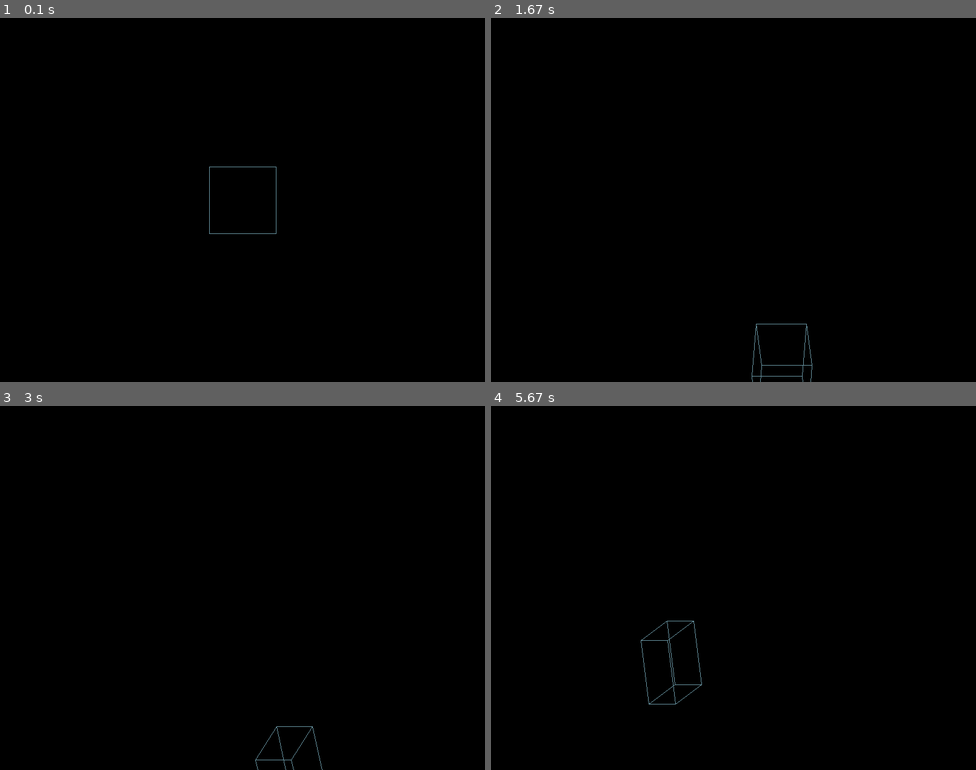
Above: before the commit, frames 1-4 (two rows, left to right).
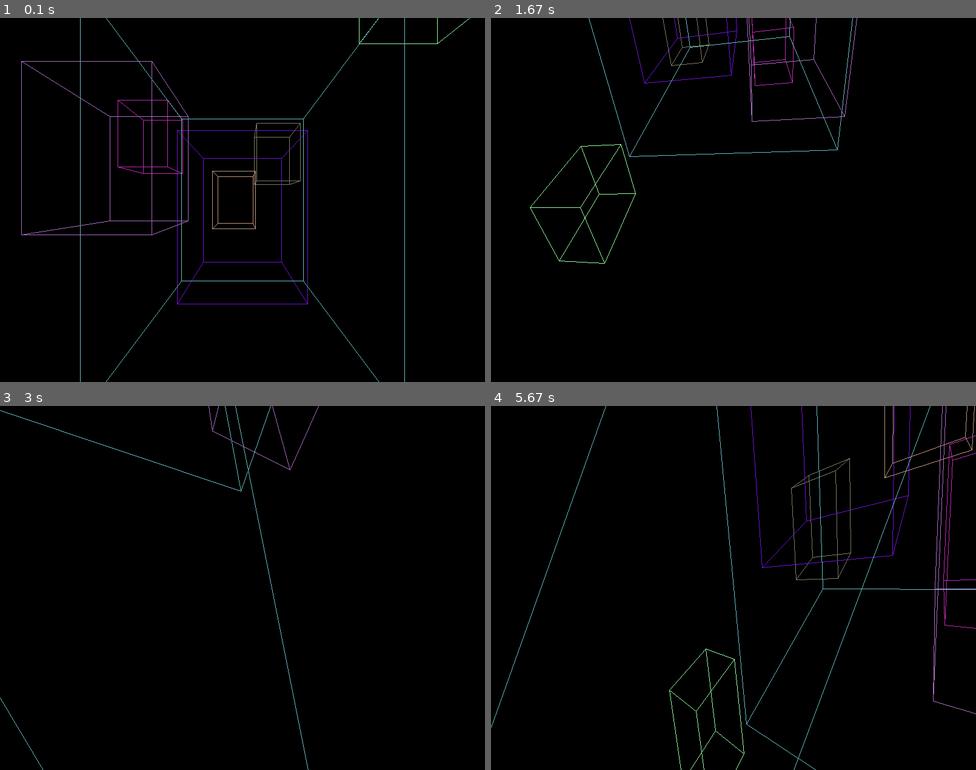
Above: after the commit, the same moments.

Repository: lyze/pygame-3d-wireframes
Game: pygame game, started from main.py
Same seed, same stepped clock (60 frames per second), same inputs: the game is played once before the commit and once after it. The source is Python 2; it was converted automatically to run under Python 3.
Inputs (mouse positions are in pixels of both pictures, inside the frame that each line leads up to):
- Up to frame 1 (0.1 s): no input
- Up to frame 2 (1.67 s): hold D 0.33-0.8 s; move the mouse to (714, 214) at 0.37 s; hold W 0.83-1.13 s; move the mouse to (888, 189) at 0.87 s; hold D 1.17-1.63 s; move the mouse to (617, 203) at 1.2 s
- Up to frame 3 (3 s): hold A 1.67-2.2 s; move the mouse to (92, 533) at 1.7 s; hold S 2.23-2.53 s; move the mouse to (315, 460) at 2.27 s; hold A 2.57-2.97 s; move the mouse to (300, 620) at 2.6 s
- Up to frame 4 (5.67 s): hold W 3-3.37 s; move the mouse to (743, 464) at 3.03 s; hold D 3.4-4.03 s; move the mouse to (558, 577) at 3.43 s; hold S 4.07-4.43 s; move the mouse to (738, 624) at 4.1 s; hold A 4.47-4.93 s; move the mouse to (718, 526) at 4.5 s; hold D 4.97-5.43 s; move the mouse to (859, 646) at 5 s; hold W from 5.47 s (still down); move the mouse to (655, 467) at 5.5 s

The runs differ from the first frame. In frame 1, 2.0% of the frame differs, in the area x 4-97%, y 0-100%; in frame 2, 1.1%; in frame 3, 0.5%; in frame 4, 1.9%.

Commit message:
Implement perspective projection

Diff:
--- a/main.py
+++ b/main.py
@@ -9,6 +9,7 @@
 
 from game import Game
 from three_d.cameras.orthographic import OrthographicViewport
+from three_d.cameras.perspective import PerspectiveViewport
 from shapes import Cube
 from shape_reader import ShapeReader
 
@@ -38,8 +39,8 @@
                       Cube(np.array([120, -30, 200]), side=100,
                            color=get_random_color())]
 
-default_playground = [Cube(np.array([0, 0, 200]), side=55,
-                           color=get_random_color())]
+# default_playground = [Cube(np.array([0, 0, 200]), side=55,
+#                            color=get_random_color())]
 
 
 def main():
@@ -74,7 +75,7 @@
     pygame.display.set_mode((800, 600))
 
     main_surface = pygame.display.get_surface()
-    gameview = OrthographicViewport(main_surface)
+    gameview = PerspectiveViewport(main_surface)
 
     game = Game(gameview, objects=playground)
 
--- a/three_d/cameras/perspective.py
+++ b/three_d/cameras/perspective.py
@@ -31,25 +31,47 @@
     """
     def __init__(self, surface, vertical_fov_deg=70, vertical_fov_rad=None,
                  **kwargs):
-        super(PerspectiveViewport, self).__init__(surface, **kwargs)
         if vertical_fov_rad is not None:
             self._vertical_fov_rad = vertical_fov_rad
         else:
             assert vertical_fov_deg is not None
-            self.vertical_fov_rad = deg_to_rad(vertical_fov_deg)
+            self._vertical_fov_rad = deg_to_rad(vertical_fov_deg)
+        super(PerspectiveViewport, self).__init__(surface, **kwargs)
 
     def update_projection_matrix(self):
-        focal_length = 1.0 / math.tan(self.vertical_fov_rad * 0.5 / self.zoom)
-        aspect_ratio = self.width / self.height
-        self._projection_matrix = np.matrix([
-            [focal_length / aspect_ratio, 0.0, 0.0, 0.0],
-            [0.0, focal_length, 0.0, 0.0],
-            [0.0, 0.0, -1.0, -2.0],
-            [0.0, 0.0, -1.0, 0.0]])
+        dx = self.center_offset[0]
+        dy = self.center_offset[1]
+        f = self.far
+        n = self.near
+        h = 2 * math.tan(self.vertical_fov_rad / 2)
+        w = h * self.width / self.height
+        r = w / 2 - dx
+        l = -w / 2 - dx
+        t = h / 2 - dy
+        b = -h / 2 - dy
+        if self.far == float('inf'):
+            self._projection_matrix = np.matrix([
+            [2.0 / w, 0,         -(l + r) / w, 0],
+            [0,           2 / h, -(t + b) / h, 0],
+            [0,           0,     1,            n],
+            [0,           0,     1,            0]])
+        else:
+            p = f - n
+            # focal_length = 1.0 / math.tan(self.vertical_fov_rad * 0.5 / self.zoom)
+            # aspect_ratio = self.width / self.height
+            self._projection_matrix = np.matrix([
+            [2.0 / w, 0,         -(l + r) / w, 0],
+            [0,           2 / h, -(t + b) / h, 0],
+            [0,           0,     f / p,        -n * f / p],
+            [0,           0,     1,            0]])
 
 
-    # def to_view_coords(self, proj_mat):
-        # TODO to_view_coords
+    def to_view_coords(self, projected_points):
+        view = np.empty((projected_points.shape[0], 2))
+        view[:, (0, 1)] = (self.height / 2) * projected_points[:, (0, 1)]
+        view[:, 0] += self.width / 2 + self.center_offset[0]
+        view[:, 1] += self.height / 2 + self.center_offset[1]
+        return view
 
     @property
     def vertical_fov_rad(self):
